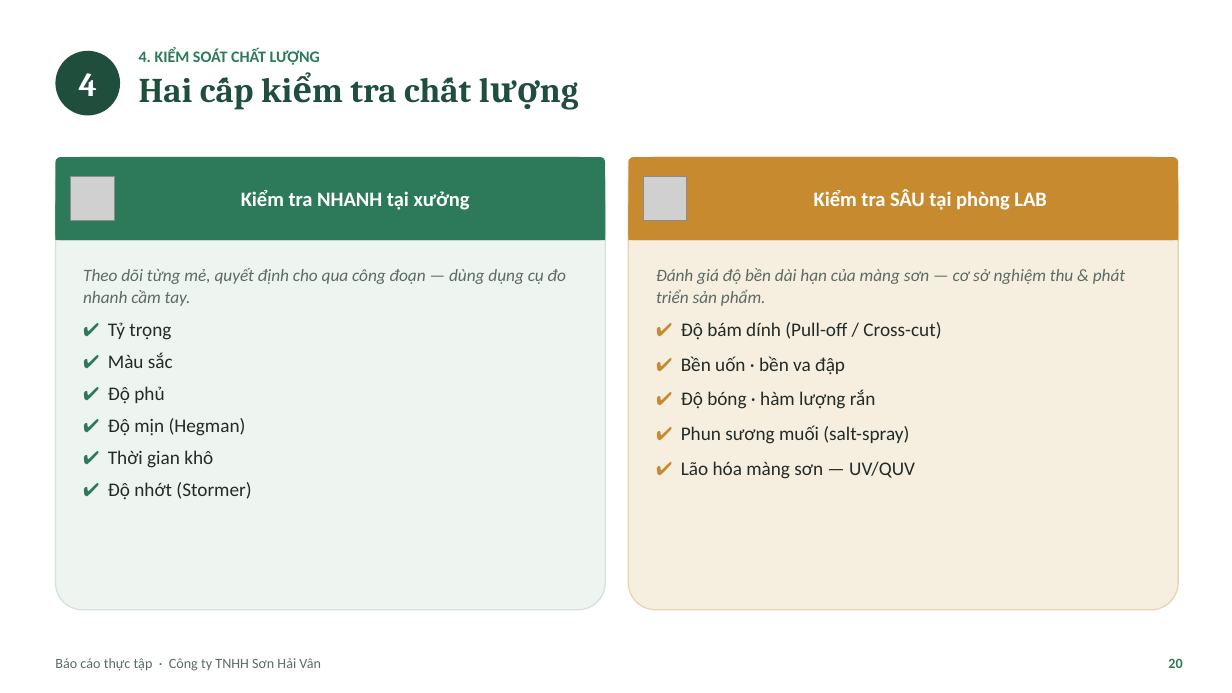
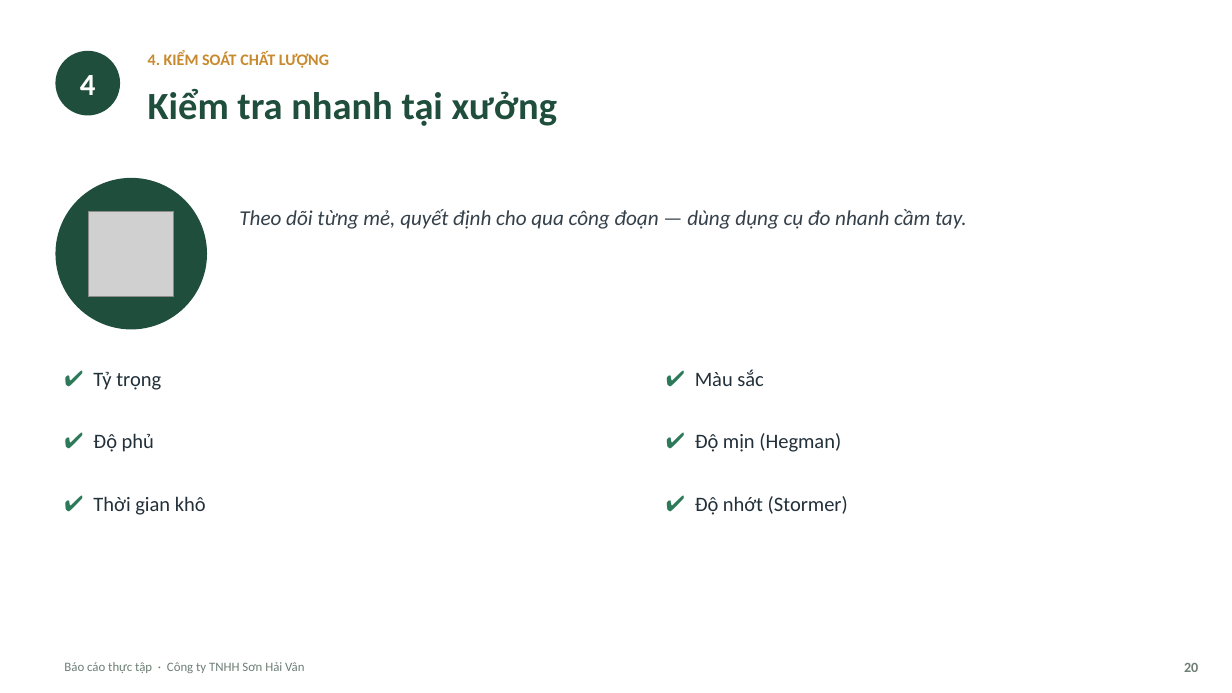
Before and after one commit to tranconcoder/pubic-resources, a slide deck: slide 20 of SuHeo/Báo cáo thực tập - Sơn Hải Vân.pptx. Drawn at 1232x693 pixels with LibreOffice and Linux fonts; fonts in the diff are those of the drawing; grey boxes stand for pictures. Boxes give left, top, right and bottom in pixels: in the first picture for what was removed or moved away, otherwise in the second. Text is boxed around its words. In the diff, an @@ line names an element or a change of style, - is before the commit and + after.

```diff
--- a/SuHeo/Báo cáo thực tập - Sơn Hải Vân.pptx
+++ b/SuHeo/Báo cáo thực tập - Sơn Hải Vân.pptx
@@ ellipse "4": place and size @@
-ellipse "4" at [79, 73, 97, 96]
+ellipse "4" at [55, 51, 120, 116]
@@ ellipse "4" at [55, 51, 120, 116]: size 26 to 24 pt, font Cambria to Calibri; fill none to #1F4E3D @@
@@ ellipse removed at [55, 51, 120, 116] @@
@@ text "4. KIỂM SOÁT CHẤT LƯỢNG" at [148, 52, 329, 68]: text colour #2C7A5A to #C88A2E; less space between paragraphs @@
@@ text "Kiểm tra nhanh tại xưởng" at [148, 89, 557, 126]: vertical alignment middle to top @@
@@ text at [139, 78, 396, 103]: paragraph removed @@
-Hai cấp kiểm tra chất lượng
@@ text at [148, 89, 557, 126]: text changed; size 16 to 30 pt; text colour #FFFFFF to #1F4E3D @@
-Kiểm tra NHANH tại xưởng
+Kiểm tra nhanh tại xưởng
@@ rounded rectangle removed at [55, 157, 605, 610] @@
@@ rounded rectangle removed at [55, 157, 605, 240] @@
@@ ellipse added at [55, 177, 207, 329], fill #1F4E3D @@
@@ rounded rectangle removed at [628, 157, 1178, 610] @@
@@ rounded rectangle removed at [628, 157, 1178, 240] @@
@@ picture removed at [643, 177, 687, 220] @@
@@ rectangle removed at [55, 203, 605, 240] @@
@@ text "Theo dõi từng mẻ, quyết ...": place and size @@
-text "Theo dõi từng mẻ, quyết ..." at [83, 268, 566, 499]
+text "Theo dõi từng mẻ, quyết ..." at [239, 209, 966, 229]
@@ text "Theo dõi từng mẻ, quyết ..." at [239, 209, 966, 229]: size 13.5 to 16.5 pt, text colour #5C6B64 to #34404A; line spacing 1.05 to 1; less space between paragraphs @@
@@ rectangle removed at [628, 203, 1178, 240] @@
@@ text removed at [814, 189, 1047, 210] @@
-Kiểm tra SÂU tại phòng LAB
@@ picture: place and size @@
-picture at [70, 177, 114, 220]
+picture at [89, 212, 174, 297]
@@ text removed at [656, 268, 1125, 479] @@
-Đánh giá độ bền dài hạn của màng sơn — cơ sở nghiệm thu & phát triển sản phẩm.
-✔ Độ bám dính (Pull-off / Cross-cut)
-✔ Bền uốn · bền va đập
-✔ Độ bóng · hàm lượng rắn
-✔ Phun sương muối (salt-spray)
-✔ Lão hóa màng sơn — UV/QUV
@@ text at [108, 322, 251, 499]: paragraphs removed @@
-✔ Tỷ trọng
-✔ Màu sắc
-✔ Độ phủ
-✔ Độ mịn (Hegman)
-✔ Thời gian khô
-✔ Độ nhớt (Stormer)
@@ text added at [93, 372, 161, 390], 16 pt, text #22303A @@
+✔ Tỷ trọng
@@ text added at [695, 369, 763, 386], 16 pt, text #22303A @@
+✔ Màu sắc
@@ text added at [93, 433, 154, 452], 16 pt, text #22303A @@
+✔ Độ phủ
@@ text added at [695, 433, 841, 452], 16 pt, text #22303A @@
+✔ Độ mịn (Hegman)
@@ text added at [93, 496, 206, 515], 16 pt, text #22303A @@
+✔ Thời gian khô
@@ text added at [695, 496, 848, 515], 16 pt, text #22303A @@
+✔ Độ nhớt (Stormer)
@@ text "Báo cáo thực tập · ..." at [64, 662, 304, 673]: size 11 to 10 pt, text colour #5C6B64 to #6E7F77 @@
@@ text "20": place and size @@
-text "20" at [1168, 658, 1182, 668]
+text "20" at [1184, 663, 1198, 672]
@@ text "20" at [1184, 663, 1198, 672]: text colour #2C7A5A to #6E7F77 @@
```
Also in this commit, not shown: 9 other slides changed, 2 slides added, 1 other file.
